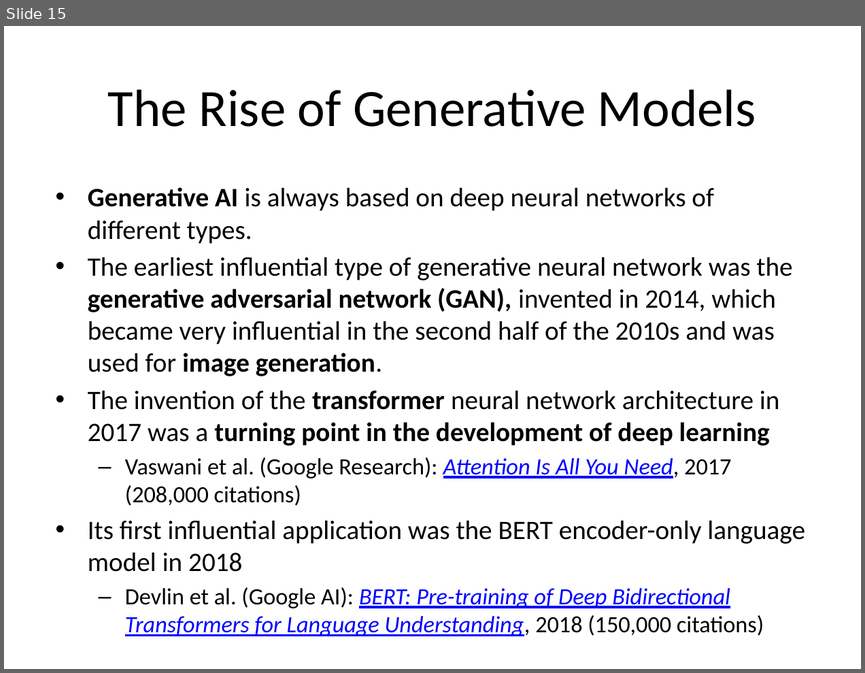
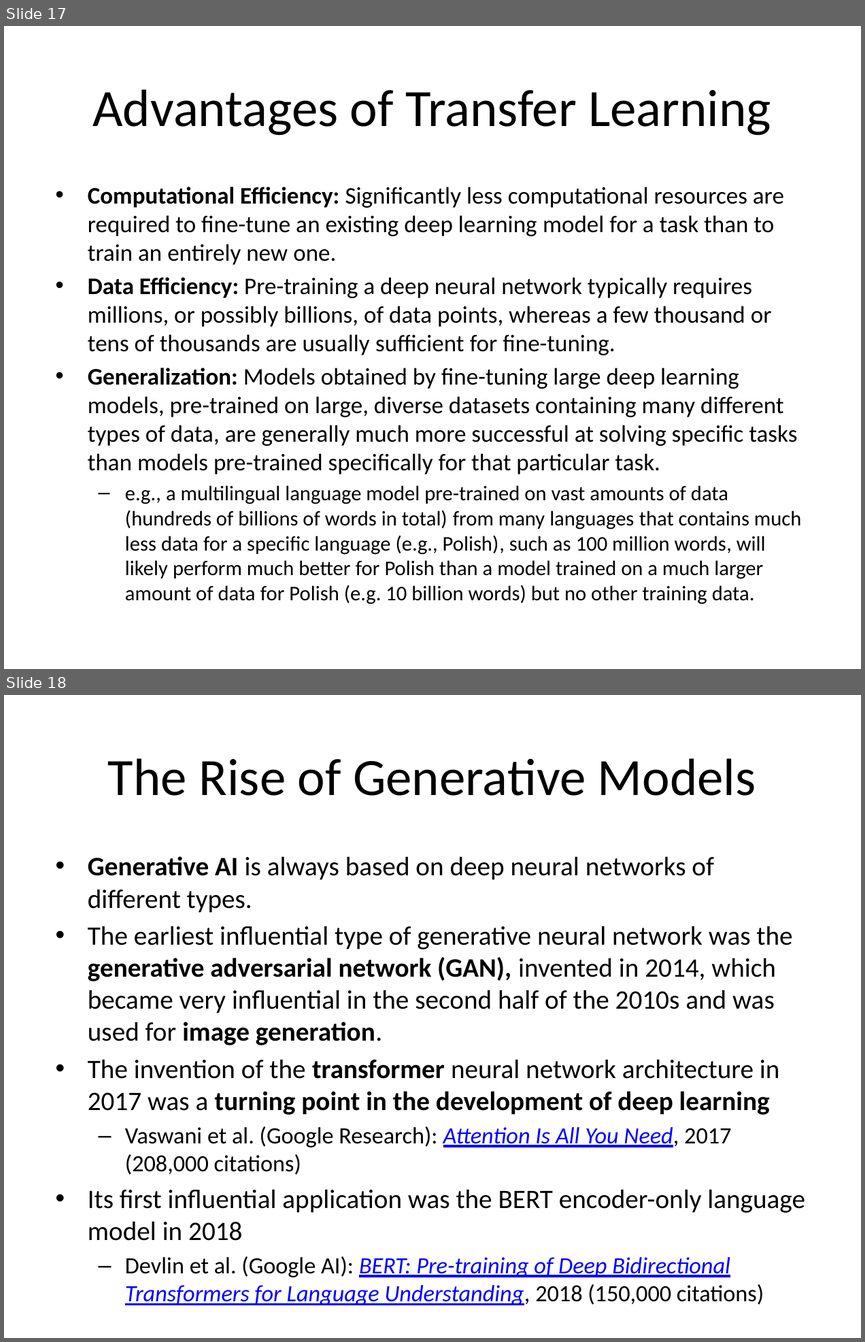
Before and after one commit to Clinical-Bioinformatics-Debrecen/generative_ai_2025, a slide deck: 4.pptx. Shown one above the other, each under a label of ours: slide 15 before the commit, slides 17 and 18 after it. The pictures are 865x673 and 865x1342 pixels, drawn with LibreOffice and Linux fonts; fonts in the diff are those of the drawing. Boxes give left, top, right and bottom in pixels: in the first picture for what was removed or moved away, otherwise in the second. Text is boxed around its words. In the diff, an @@ line names an element or a change of style, - is before the commit and + after.

```diff
--- a/4.pptx
+++ b/4.pptx
@@ slide 17 added at (4, 26, 861, 669), background #FFFFFF @@
@@ title added at (92, 89, 771, 135), 44 pt, text #000000 @@
+Advantages of Transfer Learning
@@ text added at (88, 186, 802, 604), 20 pt, text #000000 @@
+• Computational Efficiency: Significantly less computational resources are required to fine-tune an existing deep learning model for a task than to train an entirely new one.
+• Data Efficiency: Pre-training a deep neural network typically requires millions, or possibly billions, of data points, whereas a few thousand or tens of thousands are usually sufficient for fine-tuning.
+• Generalization: Models obtained by fine-tuning large deep learning models, pre-trained on large, diverse datasets containing many different types of data, are generally much more successful at solving specific tasks than models pre-trained specifically for that particular task.
+  – e.g., a multilingual language model pre-trained on vast amounts of data (hundreds of billions of words in total) from many languages that contains much less data for a specific language (e.g., Polish), such as 100 million words, will likely perform much better for Polish than a model trained on a much larger amount of data for Polish (e.g. 10 billion words) but no other training data.
@@ what was slide 15 is now slide 18 @@
```
Also in this commit, not shown: 3 other slides added, 1 other file.
